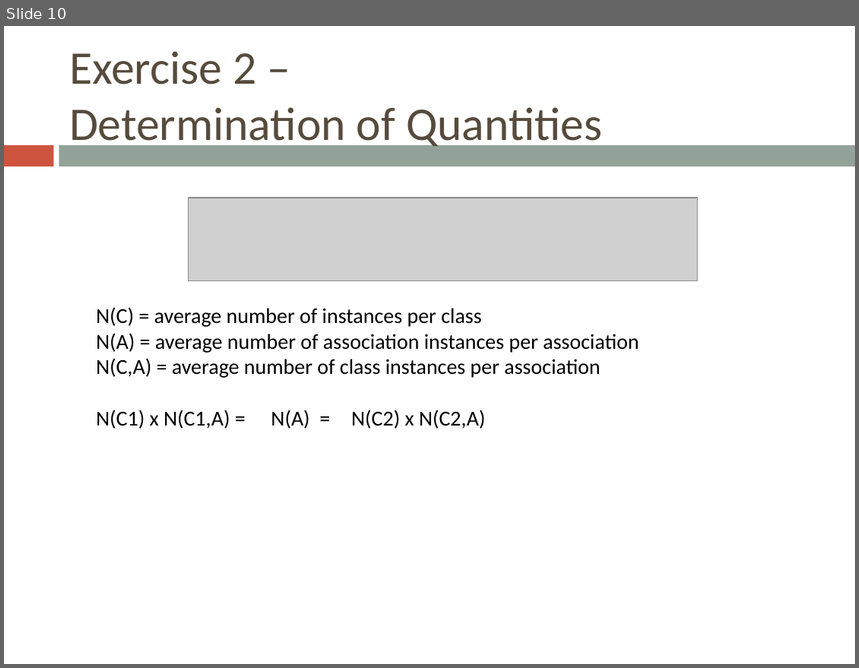
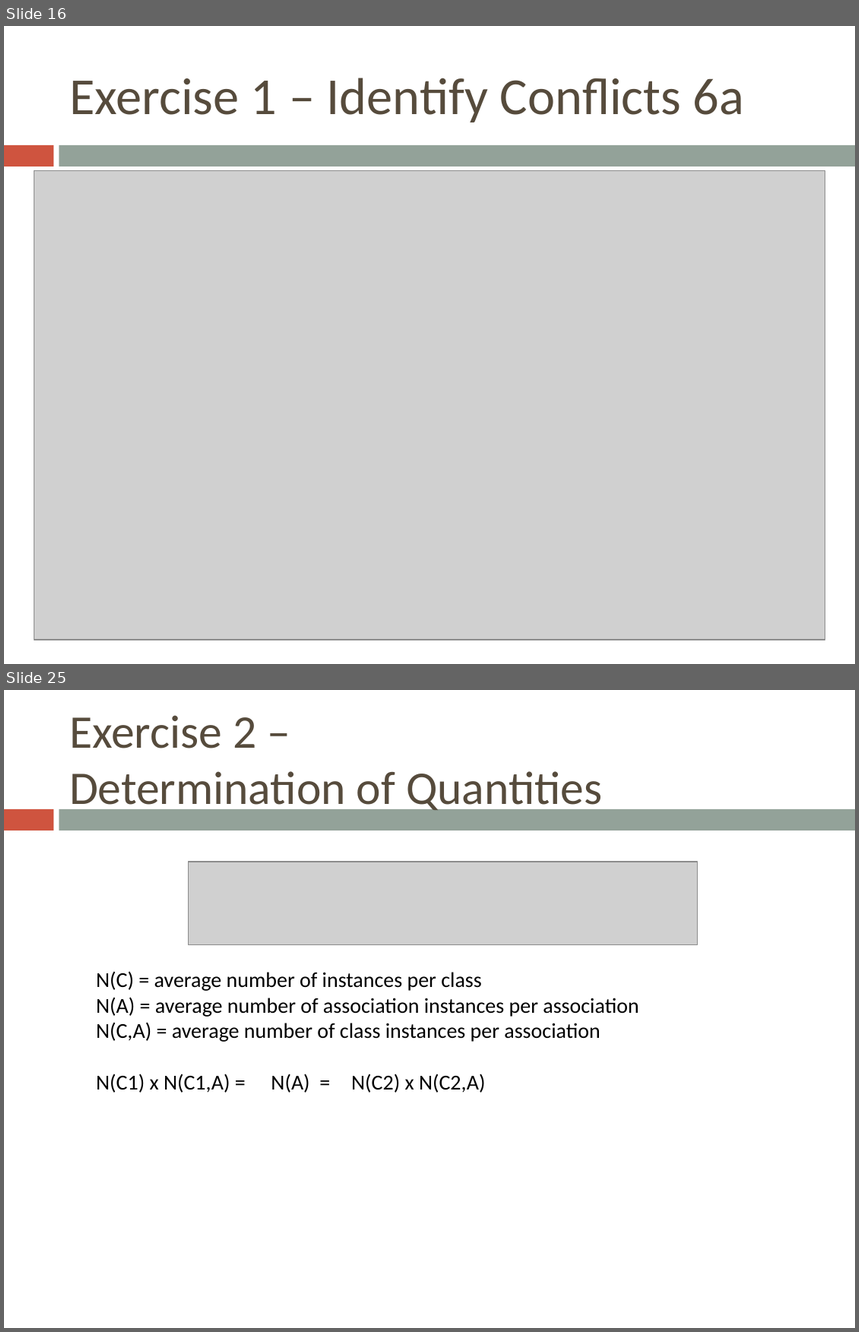
Before and after one commit to bugxd/DBTech, a slide deck: Assignment_4.pptx. Shown one above the other, each under a label of ours: slide 10 before the commit, slides 16 and 25 after it; the slides between them are not shown. The pictures are 859x668 and 859x1332 pixels, drawn with LibreOffice and Linux fonts; fonts in the diff are those of the drawing; grey boxes stand for pictures. Boxes give left, top, right and bottom in pixels: in the first picture for what was removed or moved away, otherwise in the second. Text is boxed around its words. In the diff, an @@ line names an element or a change of style, - is before the commit and + after.

```diff
--- a/Assignment_4.pptx
+++ b/Assignment_4.pptx
@@ slide 16 added at box(4, 26, 855, 664), background #FFFFFF; not listed: 2 template elements that a slide beside it also shows @@
@@ title added at box(69, 78, 744, 123), 44 pt, text #564B3C @@
+Exercise 1 – Identify Conflicts 6a
@@ picture added at box(34, 170, 825, 640) @@
@@ what was slide 10 is now slide 25 @@
```
Also in this commit, not shown: 8 slides changed, 16 other slides added, 2 slides removed, 21 other files.
